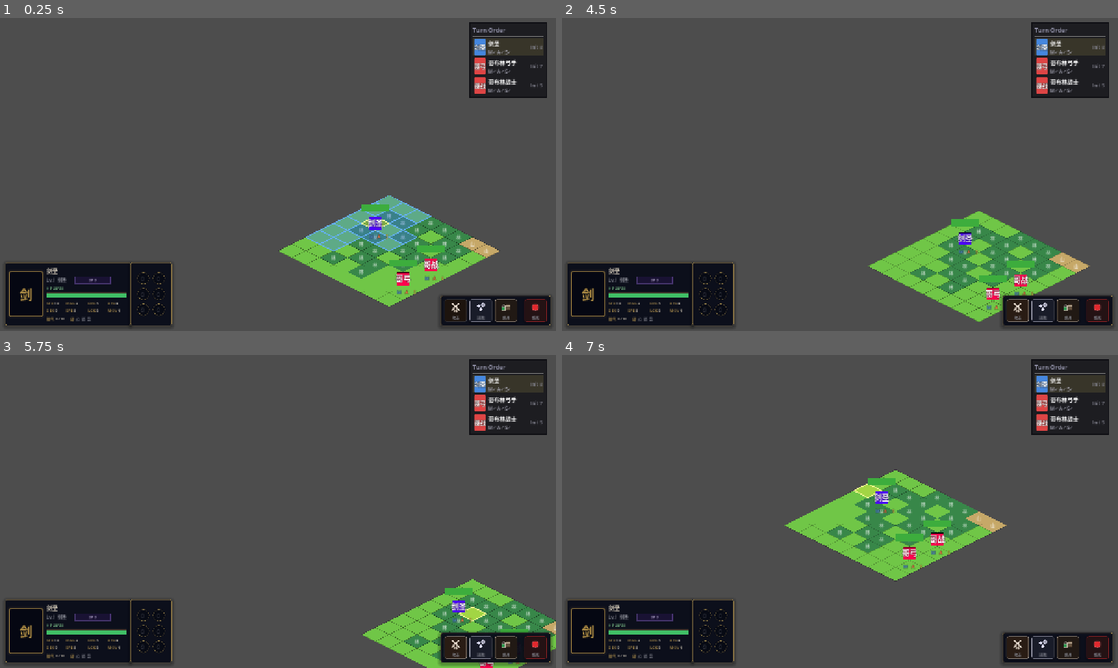
Above: before the commit, frames 1-4 (two rows, left to right).
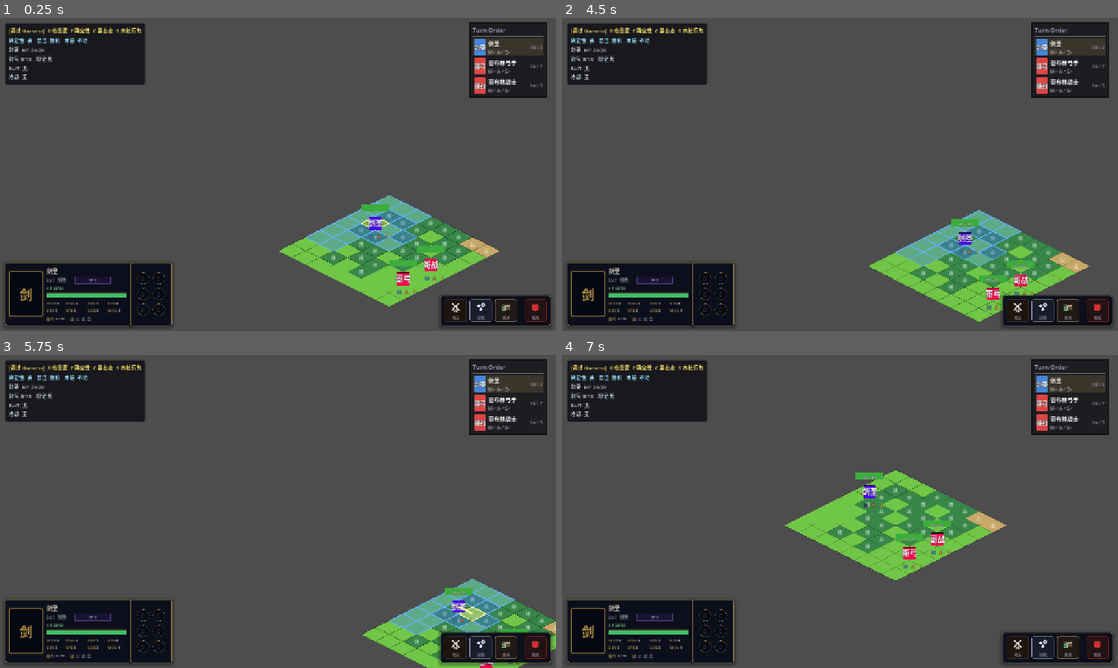
Above: after the commit, the same moments.

Repository: 392fyc/Ship_of_Theseus
Game: Godot game, scene res://scenes/tactical/TacticalScene.tscn
Same seed, same stepped clock (60 frames per second), same inputs: the game is played once before the commit and once after it.
Inputs (mouse positions are in pixels of both pictures, inside the frame that each line leads up to):
- Up to frame 1 (0.25 s): no input
- Up to frame 2 (4.5 s): click (1040, 309) at 0.5 s; click (1067, 309) at 1.25 s; click (1095, 309) at 2 s; click (1017, 309) at 2.75 s; tap Enter (ui_accept) at 3.5, 3.77 s; move the mouse to (962, 158) at 3.52 s; hold Right (ui_right) 3.53-4.25 s; tap Keypad Enter at 3.6 s; click (962, 158) at 3.67 s; tap R (debug_soft_reset, bound only after the commit) at 4.25 s; drag from (728, 190) to (812, 237) at 4.27 s
- Up to frame 3 (5.75 s): tap Enter (ui_accept) at 5 s; move the mouse to (333, 442) at 5.02 s; hold Right (ui_right) from 5.03 s (still down); tap 2 at 5.1 s; click (333, 442) at 5.17 s
- Up to frame 4 (7 s): release Right (ui_right) at 5.75 s; tap R (debug_soft_reset, bound only after the commit) at 5.75 s; drag from (812, 574) to (673, 464) at 5.77 s; tap Enter (ui_accept) at 6.5, 6.77 s; move the mouse to (1006, 558) at 6.52 s; hold Left (ui_left) from 6.53 s (still down); tap 4 at 6.6 s; click (1006, 558) at 6.67 s

The runs differ from the first frame. In frame 1, 4.8% of the frame differs, in the area x 1-26%, y 1-22%; in frame 2, 6.7%, in the area x 1-84%, y 1-98%; in frame 3, 6.7%; in frame 4, 5.3%.

Commit message:
feat(test-harness): 剑圣测试场景调试 harness — 软重置/确定性/木桩行为/状态overlay
- tactical_scene: 调试 overlay(剑气/印记/buff/冷却/HP) + 键位 R软重置/F确定性/C暴击态/B木桩行为
- tactical_manager: debug_harness_active 总开关(默认false, 仅测试场景_ready置true, 正式战斗100%inert)
  + debug_soft_reset(满血/资源/印记/buff/冷却/站位/回合) + 确定性注入 + 木桩行为(不动/只反击/自动)
- damage_calculator: disable_crit 加法分支(默认false; preview 等价重构, 默认行为不变)
- 修复回归: 木桩行为/确定性均门控在 debug_harness_active 后, 避免正式战斗敌方AI被全局禁用
- headless: swordsman 81/0 + 34/0 + harness_load 28/0 全过; MCP 截图确认 overlay 渲染无报错

Co-Authored-By: Claude Opus 4.8 (1M context) <noreply@anthropic.com>

Diff:
--- a/scripts/core/damage_calculator.gd
+++ b/scripts/core/damage_calculator.gd
@@ -52,6 +52,9 @@
 	var is_pure: bool = (damage_type == "pure")
 	var allow_crit: bool = true
 	if is_pure and not action_data.get("enable_pure_crit", false):
+		allow_crit = false
+	# disable_crit（调试确定性开关「不暴」态）：纯加法分支，默认 false 不影响正式战斗。
+	if bool(action_data.get("disable_crit", false)):
 		allow_crit = false
 	if allow_crit:
 		var guaranteed_crit: bool = bool(action_data.get("guaranteed_crit", false))
@@ -112,7 +115,9 @@
 
 	var crit_rate: float = 0.0
 	var is_pure: bool = (damage_type == "pure")
-	if not (is_pure and not action_data.get("enable_pure_crit", false)):
+	var crit_blocked: bool = (is_pure and not action_data.get("enable_pure_crit", false)) \
+		or bool(action_data.get("disable_crit", false))
+	if not crit_blocked:
 		var guaranteed_crit: bool = bool(action_data.get("guaranteed_crit", false))
 		if guaranteed_crit:
 			crit_rate = 1.0
--- a/scripts/core/tactical_manager.gd
+++ b/scripts/core/tactical_manager.gd
@@ -46,6 +46,18 @@
 var _move_committed: bool = false
 var _combat_forecast: Dictionary = {}
 var _targeting_origin_state: InputState = InputState.IDLE
+
+# ── 调试 harness（测试场景专用，默认全关，不影响正式战斗）──────────
+# 确定性开关：开时所有敌对结算强制命中 + 暴击三态可控。
+enum CritMode { RANDOM, FORCE, DISABLE }
+enum DummyBehavior { IDLE, COUNTER_ONLY, AUTO }
+## 总开关：仅测试场景在 _ready 置 true；false 时所有调试行为 inert，正式战斗不受影响。
+var debug_harness_active: bool = false
+var debug_deterministic: bool = false
+var debug_crit_mode: CritMode = CritMode.RANDOM
+var debug_dummy_behavior: DummyBehavior = DummyBehavior.IDLE
+# 记录初始站位，供软重置回位（spawn 时填充）。
+var _debug_spawn_positions: Dictionary = {}
 
 
 func _ready() -> void:
@@ -254,6 +266,8 @@
 	unit.position = grid.grid_to_world(spawn_pos)
 	grid.place_unit(unit, spawn_pos)
 	units.append(unit)
+	# 记录初始站位（调试软重置回位用），不影响正式流程。
+	_debug_spawn_positions[unit.get_instance_id()] = spawn_pos
 	unit.unit_died.connect(_on_unit_died.bind(unit))
 	return unit
 
@@ -316,6 +330,17 @@
 func _do_enemy_turn(unit: Unit) -> void:
 	await get_tree().create_timer(0.3).timeout
 	if not battle_active or turn_manager.current_unit != unit:
+		return
+
+	# ── 调试木桩行为开关：仅 AUTO 走正式敌方 AI；IDLE / COUNTER_ONLY 不主动行动 ──
+	# （反击仍由 _execute_hostile_action 的现有机制处理，不受此开关影响。）
+	# 门控：debug_harness_active=false（正式战斗）时跳过木桩逻辑，直接走敌方 AI。
+	if debug_harness_active and debug_dummy_behavior != DummyBehavior.AUTO:
+		print("[AI] %s: dummy behavior=%s (no proactive action)" % [
+			unit.unit_name, _debug_dummy_behavior_label()])
+		if battle_active and unit.stats.is_alive() \
+				and turn_manager.current_unit == unit:
+			turn_manager.end_current_turn()
 		return
 
 	var actions: Array[GameAction] = EnemyAI.decide_actions(unit, grid, units)
@@ -1775,7 +1800,27 @@
 	action_data["terrain_def_bonus"] = int(terrain_context.get("terrain_def_bonus", 0))
 	action_data["terrain_res_bonus"] = int(terrain_context.get("terrain_res_bonus", 0))
 	action_data["defender_terrain_name"] = str(terrain_context.get("terrain_name", "PLAIN"))
+	_apply_debug_determinism(action_data)
 	return action_data
+
+
+## 调试确定性开关注入（默认关 → 原样返回，不影响正式战斗）。
+## 开时：强制命中 + 暴击三态。复用 damage_calculator 现有 guaranteed_hit/
+## guaranteed_crit/disable_crit 字段，与 headless 确定性一致。
+func _apply_debug_determinism(action_data: Dictionary) -> void:
+	if not debug_harness_active or not debug_deterministic:
+		return
+	action_data["guaranteed_hit"] = true
+	match debug_crit_mode:
+		CritMode.FORCE:
+			action_data["guaranteed_crit"] = true
+			action_data["disable_crit"] = false
+		CritMode.DISABLE:
+			action_data["guaranteed_crit"] = false
+			action_data["disable_crit"] = true
+		_:
+			# RANDOM：不改写暴击字段，保留技能原有 guaranteed_crit（如居合）。
+			pass
 
 
 func _build_basic_attack_action_data(attacker: Unit, defender: Unit,
@@ -2039,3 +2084,136 @@
 			attacker.skill_cooldowns[origin_skill_id] = new_cd
 		print("[SwordQi] %s %s CD %d→%d on kill" % [
 			attacker.unit_name, origin_skill_id, current_cd, new_cd])
+
+
+# ── 调试 harness 公开 API（测试场景调用，正式战斗不触达）────────────
+
+## 一键软重置：复位所有单位（满血/资源/印记/buff/冷却/站位）+ 回合状态，
+## 比 reload_current_scene 快（不重新加载场景/不重建节点）。
+func debug_soft_reset() -> void:
+	# 1) 清交互与高亮，回到 IDLE
+	_clear_hover_state()
+	_clear_highlights()
+	_clear_dashboard_state()
+	# 2) 逐单位复位
+	for u in units:
+		_debug_reset_unit(u)
+	# 3) 重置回合队列并从头开始（玩家回合开始）
+	if battle_active:
+		turn_manager.stop()
+		var typed_units: Array[Unit] = []
+		for u in units:
+			typed_units.append(u)
+		turn_manager.add_units(typed_units)
+		turn_manager.start()
+	_emit_dashboard_state_changed()
+	print("[Debug] soft reset done (%d units)" % units.size())
+
+
+## 复位单个单位：HP 满 / 剑气回职业初始 / 清印记 / 清 buff / 清冷却 / 回初始站位。
+func _debug_reset_unit(unit: Unit) -> void:
+	if unit == null or unit.stats == null:
+		return
+	# HP 满
+	unit.stats.hp = unit.stats.max_hp
+	# 行动经济复位
+	unit.reset_action_resources()
+	# 清冷却
+	unit.skill_cooldowns.clear()
+	# 清 buff（逐个 remove_buff，触发 unapply 还原属性修正）
+	var buff_snapshot: Array[BuffEffect] = unit.buffs.duplicate()
+	for buff: BuffEffect in buff_snapshot:
+		unit.remove_buff(buff)
+	# 剑圣资源：剑气回职业初始值 + 清印记（非剑圣 _qi_max==0，set_sword_qi 安全空操作）
+	if unit._qi_max > 0:
+		unit.clear_marks()
+		var initial_qi: int = _debug_get_initial_qi(unit)
+		unit.set_sword_qi(initial_qi)
+	# 回初始站位
+	_debug_restore_spawn_position(unit)
+	unit.modulate = Color.WHITE
+	unit.refresh_status_icons()
+	unit._update_health_bar()
+
+
+## 从职业 JSON 的 sword_qi_config.qi_initial 读初始剑气（不硬编码）。
+func _debug_get_initial_qi(unit: Unit) -> int:
+	var source_data: Dictionary = _get_unit_source_data(unit)
+	var cfg: Dictionary = source_data.get("sword_qi_config", {})
+	return clampi(int(cfg.get("qi_initial", 0)), 0, unit._qi_max)
+
+
+## 把单位移回 spawn 时记录的初始格（格子被占则跳过，避免覆盖）。
+func _debug_restore_spawn_position(unit: Unit) -> void:
+	var key: int = unit.get_instance_id()
+	if not _debug_spawn_positions.has(key):
+		return
+	var spawn_pos: Vector2i = _debug_spawn_positions[key]
+	if not grid.is_valid(spawn_pos):
+		return
+	var from: Vector2i = unit.grid_position
+	if from == spawn_pos:
+		return
+	var dest_cell: Cell = grid.get_cell(spawn_pos)
+	if dest_cell != null and dest_cell.occupant != null and dest_cell.occupant != unit:
+		return
+	grid.move_unit(unit, from, spawn_pos)
+	unit.position = grid.grid_to_world(spawn_pos)
+
+
+## 切换确定性开关（开/关），返回新状态。
+func debug_toggle_deterministic() -> bool:
+	debug_deterministic = not debug_deterministic
+	return debug_deterministic
+
+
+## 循环切换暴击三态（随机 → 必暴 → 不暴 → 随机），返回新态。
+func debug_cycle_crit_mode() -> CritMode:
+	debug_crit_mode = ((debug_crit_mode + 1) % 3) as CritMode
+	return debug_crit_mode
+
+
+## 循环切换木桩行为（不动 → 只反击 → 自动攻击 → 不动），返回新态。
+func debug_cycle_dummy_behavior() -> DummyBehavior:
+	debug_dummy_behavior = ((debug_dummy_behavior + 1) % 3) as DummyBehavior
+	return debug_dummy_behavior
+
+
+func debug_crit_mode_label() -> String:
+	match debug_crit_mode:
+		CritMode.FORCE:
+			return "必暴"
+		CritMode.DISABLE:
+			return "不暴"
+		_:
+			return "随机"
+
+
+func _debug_dummy_behavior_label() -> String:
+	match debug_dummy_behavior:
+		DummyBehavior.COUNTER_ONLY:
+			return "只反击"
+		DummyBehavior.AUTO:
+			return "自动攻击"
+		_:
+			return "不动"
+
+
+## 汇总当前调试开关状态（供 overlay 显示）。
+func debug_get_status() -> Dictionary:
+	return {
+		"deterministic": debug_deterministic,
+		"crit_mode": debug_crit_mode_label(),
+		"dummy_behavior": _debug_dummy_behavior_label(),
+	}
+
+
+## 当前应在 overlay 详细展示的单位（行动/选中/检视单位，缺省 null）。
+func debug_get_focus_unit() -> Unit:
+	if _inspected_unit != null and _inspected_unit.stats.is_alive():
+		return _inspected_unit
+	if selected_unit != null and selected_unit.stats.is_alive():
+		return selected_unit
+	if current_unit != null and current_unit.stats.is_alive():
+		return current_unit
+	return null
--- a/scripts/tactical/tactical_scene.gd
+++ b/scripts/tactical/tactical_scene.gd
@@ -35,6 +35,21 @@
 var _turn_order_scene: PackedScene = preload("res://scenes/tactical/TurnOrderBar.tscn")
 var _bottom_dashboard_scene: PackedScene = preload("res://scenes/tactical/bottom_dashboard.tscn")
 
+# ── 调试 harness（默认开启于测试场景；纯加法、不影响正式战斗逻辑）──────
+## 是否启用调试 harness（快捷键 + overlay）。本测试场景默认 true；
+## 正式战斗场景若复用此脚本，可在实例化后置 false 关闭。
+@export var debug_harness_enabled: bool = true
+var _debug_overlay: CanvasLayer = null
+var _debug_status_label: Label = null
+var _debug_state_label: Label = null
+# 调试快捷键 InputMap 动作名（物理键码避让 1-4/鼠标中键）。
+const DEBUG_ACTIONS: Dictionary = {
+	"debug_soft_reset":   KEY_R,
+	"debug_determinism":  KEY_F,
+	"debug_crit_cycle":   KEY_C,
+	"debug_dummy_cycle":  KEY_B,
+}
+
 
 func _ready() -> void:
 	for slot_index: int in range(1, 5):
@@ -44,6 +59,9 @@
 			var ev: InputEventKey = InputEventKey.new()
 			ev.physical_keycode = KEY_1 + (slot_index - 1)
 			InputMap.action_add_event(action_name, ev)
+	if debug_harness_enabled:
+		_register_debug_actions()
+		tactical_manager.debug_harness_active = true
 	_setup_camera()
 	tactical_manager.initialize_battle("forest_01")
 
@@ -81,6 +99,10 @@
 
 	_refresh_dashboard()
 	tactical_manager.start_battle()
+
+	if debug_harness_enabled:
+		_build_debug_overlay()
+		_refresh_debug_overlay()
 
 
 func _input(event: InputEvent) -> void:
@@ -140,6 +162,9 @@
 		if mouse_event.button_index == MOUSE_BUTTON_MIDDLE and not mouse_event.pressed:
 			_is_panning = false
 			_pan_button = -1
+	if debug_harness_enabled and _handle_debug_input(event):
+		get_viewport().set_input_as_handled()
+		return
 	for slot_index: int in range(1, 5):
 		if event.is_action_pressed("skill_slot_%d" % slot_index):
 			_try_trigger_skill_slot(slot_index)
@@ -271,3 +296,159 @@
 func _should_ignore_board_pointer() -> bool:
 	var hovered_control: Control = get_viewport().gui_get_hovered_control()
 	return hovered_control != null
+
+
+# ── 调试 harness ─────────────────────────────────────
+# 纯加法调试增项：键盘驱动，默认仅在 debug_harness_enabled 下生效。
+# 键位避让 1-4(skill_slot) / 鼠标中键(平移)：
+#   R=软重置  F=确定性开关  C=暴击态循环  B=木桩行为循环
+
+const DEBUG_OVERLAY_LAYER: int = 50
+const DEBUG_PANEL_POS: Vector2 = Vector2(12.0, 12.0)
+const DEBUG_PANEL_MIN_SIZE: Vector2 = Vector2(232.0, 0.0)
+const DEBUG_FONT_SIZE: int = 12
+const DEBUG_HELP_TEXT: String = "[调试 Harness]  R 软重置  F 确定性  C 暴击态  B 木桩行为"
+
+
+func _register_debug_actions() -> void:
+	for action_value: Variant in DEBUG_ACTIONS.keys():
+		var action_name: String = str(action_value)
+		if InputMap.has_action(action_name):
+			continue
+		InputMap.add_action(action_name)
+		var ev: InputEventKey = InputEventKey.new()
+		ev.physical_keycode = int(DEBUG_ACTIONS[action_name])
+		InputMap.action_add_event(action_name, ev)
+
+
+func _handle_debug_input(event: InputEvent) -> bool:
+	if _battle_over:
+		return false
+	if event.is_action_pressed("debug_soft_reset"):
+		tactical_manager.debug_soft_reset()
+		_refresh_debug_overlay()
+		return true
+	if event.is_action_pressed("debug_determinism"):
+		var on: bool = tactical_manager.debug_toggle_deterministic()
+		print("[Debug] deterministic = %s" % str(on))
+		_refresh_debug_overlay()
+		return true
+	if event.is_action_pressed("debug_crit_cycle"):
+		tactical_manager.debug_cycle_crit_mode()
+		print("[Debug] crit mode = %s" % tactical_manager.debug_crit_mode_label())
+		_refresh_debug_overlay()
+		return true
+	if event.is_action_pressed("debug_dummy_cycle"):
+		tactical_manager.debug_cycle_dummy_behavior()
+		print("[Debug] dummy behavior = %s" % tactical_manager.debug_get_status().get("dummy_behavior", ""))
+		_refresh_debug_overlay()
+		return true
+	return false
+
+
+func _build_debug_overlay() -> void:
+	if _debug_overlay != null:
+		return
+	_debug_overlay = CanvasLayer.new()
+	_debug_overlay.layer = DEBUG_OVERLAY_LAYER
+	add_child(_debug_overlay)
+
+	var panel: PanelContainer = PanelContainer.new()
+	panel.position = DEBUG_PANEL_POS
+	panel.custom_minimum_size = DEBUG_PANEL_MIN_SIZE
+	panel.mouse_filter = Control.MOUSE_FILTER_IGNORE
+	var bg: StyleBoxFlat = StyleBoxFlat.new()
+	bg.bg_color = Color(0.05, 0.05, 0.08, 0.82)
+	bg.set_content_margin_all(8.0)
+	bg.set_corner_radius_all(4)
+	panel.add_theme_stylebox_override("panel", bg)
+	_debug_overlay.add_child(panel)
+
+	var vbox: VBoxContainer = VBoxContainer.new()
+	vbox.add_theme_constant_override("separation", 4)
+	vbox.mouse_filter = Control.MOUSE_FILTER_IGNORE
+	panel.add_child(vbox)
+
+	var help: Label = _make_debug_label(DEBUG_HELP_TEXT, Color(1.0, 0.92, 0.45))
+	vbox.add_child(help)
+
+	_debug_state_label = _make_debug_label("", Color(0.62, 0.92, 1.0))
+	vbox.add_child(_debug_state_label)
+
+	_debug_status_label = _make_debug_label("", Color(0.82, 0.86, 0.92))
+	vbox.add_child(_debug_status_label)
+
+
+func _make_debug_label(text: String, color: Color) -> Label:
+	var label: Label = Label.new()
+	label.text = text
+	label.add_theme_font_size_override("font_size", DEBUG_FONT_SIZE)
+	label.add_theme_color_override("font_color", color)
+	label.add_theme_color_override("font_outline_color", Color(0.0, 0.0, 0.0, 0.9))
+	label.add_theme_constant_override("outline_size", 2)
+	label.mouse_filter = Control.MOUSE_FILTER_IGNORE
+	return label
+
+
+func _process(_delta: float) -> void:
+	if debug_harness_enabled and _debug_overlay != null and not _battle_over:
+		_refresh_debug_overlay()
+
+
+func _refresh_debug_overlay() -> void:
+	if _debug_state_label == null or _debug_status_label == null:
+		return
+	var status: Dictionary = tactical_manager.debug_get_status()
+	var det_text: String = "开" if bool(status.get("deterministic", false)) else "关"
+	_debug_state_label.text = "确定性: %s   暴击: %s   木桩: %s" % [
+		det_text,
+		str(status.get("crit_mode", "随机")),
+		str(status.get("dummy_behavior", "不动")),
+	]
+	_debug_status_label.text = _build_debug_unit_status()
+
+
+func _build_debug_unit_status() -> String:
+	var unit: Unit = tactical_manager.debug_get_focus_unit()
+	if unit == null:
+		return "(无聚焦单位)"
+	var lines: PackedStringArray = []
+	lines.append("%s  HP %d/%d" % [unit.unit_name, unit.stats.hp, unit.stats.max_hp])
+	if unit._qi_max > 0:
+		lines.append("剑气 %d/%d   印记 %s" % [
+			unit.sword_qi, unit._qi_max, _format_marks(unit)])
+	lines.append("Buff: " + _format_buffs(unit))
+	lines.append("冷却: " + _format_cooldowns(unit))
+	return "\n".join(lines)
+
+
+func _format_marks(unit: Unit) -> String:
+	var held: PackedStringArray = []
+	for mark_key: String in ["心", "道", "势"]:
+		if bool(unit.marks.get(mark_key, false)):
+			held.append(mark_key)
+	if held.is_empty():
+		return "无"
+	return "".join(held)
+
+
+func _format_buffs(unit: Unit) -> String:
+	if unit.buffs.is_empty():
+		return "无"
+	var parts: PackedStringArray = []
+	for buff: BuffEffect in unit.buffs:
+		if buff.duration > 0:
+			parts.append("%s(%d)" % [buff.buff_id, buff.duration])
+		else:
+			parts.append(buff.buff_id)
+	return ", ".join(parts)
+
+
+func _format_cooldowns(unit: Unit) -> String:
+	if unit.skill_cooldowns.is_empty():
+		return "无"
+	var parts: PackedStringArray = []
+	for skill_id_value: Variant in unit.skill_cooldowns.keys():
+		var skill_id: String = str(skill_id_value)
+		parts.append("%s:%d" % [skill_id, int(unit.skill_cooldowns[skill_id])])
+	return ", ".join(parts)
--- /dev/null
+++ b/tests/test_harness_load.gd
@@ -0,0 +1,169 @@
+extends SceneTree
+## 调试 harness 自检（headless 烟雾测试）
+##
+## 目的：确认 TacticalScene 调试 harness 能 headless 实例化、软重置不崩、
+## 确定性开关与暴击/木桩态切换 API 可用。与剑圣回归套件互补（后者测逻辑断言）。
+##
+## 坑规避（--script 三大坑）：
+##   - 断言放 _process 首帧（不在构造期）
+##   - 不在主循环顶层引用会触发早期类缓存编译失败的全局 class_name
+##   - 经 TacticalScene.tscn.instantiate 走正式 spawn 路径（内部用 Unit.tscn）
+##
+## 运行：<Godot_console.exe> --headless --path D:/ShipOfTheseus/Ship_of_Theseus \
+##   --script res://tests/test_harness_load.gd
+## 退出码 0=全过，1=有失败。
+
+var _pass: int = 0
+var _fail: int = 0
+var _fails: Array[String] = []
+var _ran: bool = false
+
+
+func _initialize() -> void:
+	print("=== test_harness_load (调试 harness 自检) ===")
+
+
+func _process(_delta: float) -> bool:
+	if _ran:
+		return true
+	_ran = true
+	_run()
+	return true
+
+
+func _run() -> void:
+	var scene: Node = load("res://scenes/tactical/TacticalScene.tscn").instantiate()
+	root.add_child(scene)
+	var tm: Object = scene.tactical_manager
+
+	_check("场景实例化成功", scene != null)
+	_check("tactical_manager 存在", tm != null)
+
+	if tm == null:
+		_finish()
+		return
+
+	# 调试 API 存在性
+	_check("debug_soft_reset 方法存在", tm.has_method("debug_soft_reset"))
+	_check("debug_toggle_deterministic 方法存在", tm.has_method("debug_toggle_deterministic"))
+	_check("debug_cycle_crit_mode 方法存在", tm.has_method("debug_cycle_crit_mode"))
+	_check("debug_cycle_dummy_behavior 方法存在", tm.has_method("debug_cycle_dummy_behavior"))
+	_check("debug_get_status 方法存在", tm.has_method("debug_get_status"))
+
+	# 软重置：先扰动单位状态，再 reset 应复位
+	var sword: Unit = _find_swordsman(tm)
+	if sword != null:
+		sword.stats.hp = 1
+		sword.set_sword_qi(5)
+		sword.marks["心"] = true
+		sword.skill_cooldowns["swordsman_juhe"] = 3
+		sword.standard_used = true
+
+	tm.debug_soft_reset()
+	_check("软重置后不崩（场景仍有效）", is_instance_valid(scene))
+
+	if sword != null and is_instance_valid(sword):
+		_eq("软重置 → HP 回满", sword.stats.hp, sword.stats.max_hp)
+		_eq("软重置 → 剑气回初始0", sword.sword_qi, 0)
+		_eq("软重置 → 印记清空", sword.get_mark_count(), 0)
+		_eq("软重置 → 冷却清空", sword.skill_cooldowns.size(), 0)
+		_check("软重置 → standard_used 复位", not sword.standard_used)
+
+	# 确定性开关：toggle 翻转
+	var det1: bool = tm.debug_toggle_deterministic()
+	_check("确定性开关 → 开", det1)
+	var det2: bool = tm.debug_toggle_deterministic()
+	_check("确定性开关 → 关", not det2)
+
+	# 暴击态循环：随机(0)→必暴(1)→不暴(2)→随机(0)
+	# CritMode 枚举序号（RANDOM=0, FORCE=1, DISABLE=2），用整数比对避免引枚举
+	tm.debug_crit_mode = 0
+	_eq("暴击态 cycle 1 → 必暴(1)", int(tm.debug_cycle_crit_mode()), 1)
+	_eq("暴击态 cycle 2 → 不暴(2)", int(tm.debug_cycle_crit_mode()), 2)
+	_eq("暴击态 cycle 3 → 随机(0)", int(tm.debug_cycle_crit_mode()), 0)
+
+	# 木桩行为循环：不动(0)→只反击(1)→自动(2)→不动(0)
+	tm.debug_dummy_behavior = 0
+	_eq("木桩 cycle 1 → 只反击(1)", int(tm.debug_cycle_dummy_behavior()), 1)
+	_eq("木桩 cycle 2 → 自动(2)", int(tm.debug_cycle_dummy_behavior()), 2)
+	_eq("木桩 cycle 3 → 不动(0)", int(tm.debug_cycle_dummy_behavior()), 0)
+
+	# 状态汇总字典字段
+	var status: Dictionary = tm.debug_get_status()
+	_check("debug_get_status 含 deterministic", status.has("deterministic"))
+	_check("debug_get_status 含 crit_mode", status.has("crit_mode"))
+	_check("debug_get_status 含 dummy_behavior", status.has("dummy_behavior"))
+
+	# 确定性注入：开 + 必暴 → action_data 带 guaranteed_hit/guaranteed_crit
+	tm.debug_deterministic = true
+	tm.debug_crit_mode = 1
+	var ctx_force: Dictionary = {}
+	if sword != null:
+		var enemy: Unit = _find_enemy(tm)
+		if enemy != null:
+			ctx_force = tm._build_hostile_action_context(sword, enemy, {})
+	_check("确定性开 → 强制命中注入", bool(ctx_force.get("guaranteed_hit", false)))
+	_check("必暴态 → guaranteed_crit 注入", bool(ctx_force.get("guaranteed_crit", false)))
+
+	# 不暴态 → disable_crit 注入
+	tm.debug_crit_mode = 2
+	var ctx_disable: Dictionary = {}
+	if sword != null:
+		var enemy2: Unit = _find_enemy(tm)
+		if enemy2 != null:
+			ctx_disable = tm._build_hostile_action_context(sword, enemy2, {})
+	_check("不暴态 → disable_crit 注入", bool(ctx_disable.get("disable_crit", false)))
+
+	# 关闭确定性 → 不再注入
+	tm.debug_deterministic = false
+	var ctx_off: Dictionary = {}
+	if sword != null:
+		var enemy3: Unit = _find_enemy(tm)
+		if enemy3 != null:
+			ctx_off = tm._build_hostile_action_context(sword, enemy3, {})
+	_check("确定性关 → 不注入 guaranteed_hit",
+		not bool(ctx_off.get("guaranteed_hit", false)))
+
+	scene.free()
+	_finish()
+
+
+func _finish() -> void:
+	print("\n--- 结果：%d 过 / %d 失败 ---" % [_pass, _fail])
+	if _fail > 0:
+		print("失败项：")
+		for f: String in _fails:
+			print("  ✗ " + f)
+	else:
+		print("OK")
+	quit(0 if _fail == 0 else 1)
+
+
+# ── 工具 ─────────────────────────────────────────────
+
+func _check(name: String, cond: bool, detail: String = "") -> void:
+	if cond:
+		_pass += 1
+		print("  ✓ " + name)
+	else:
+		_fail += 1
+		_fails.append(name + ("  [" + detail + "]" if detail != "" else ""))
+		print("  ✗ " + name + ("  [" + detail + "]" if detail != "" else ""))
+
+
+func _eq(name: String, actual: Variant, expected: Variant) -> void:
+	_check(name, actual == expected, "期望 %s 实际 %s" % [str(expected), str(actual)])
+
+
+func _find_swordsman(tm: Object) -> Unit:
+	for u: Unit in tm.units:
+		if u.unit_id == "swordsman":
+			return u
+	return null
+
+
+func _find_enemy(tm: Object) -> Unit:
+	for u: Unit in tm.units:
+		if u.faction == "enemy" and u.stats.is_alive():
+			return u
+	return null
